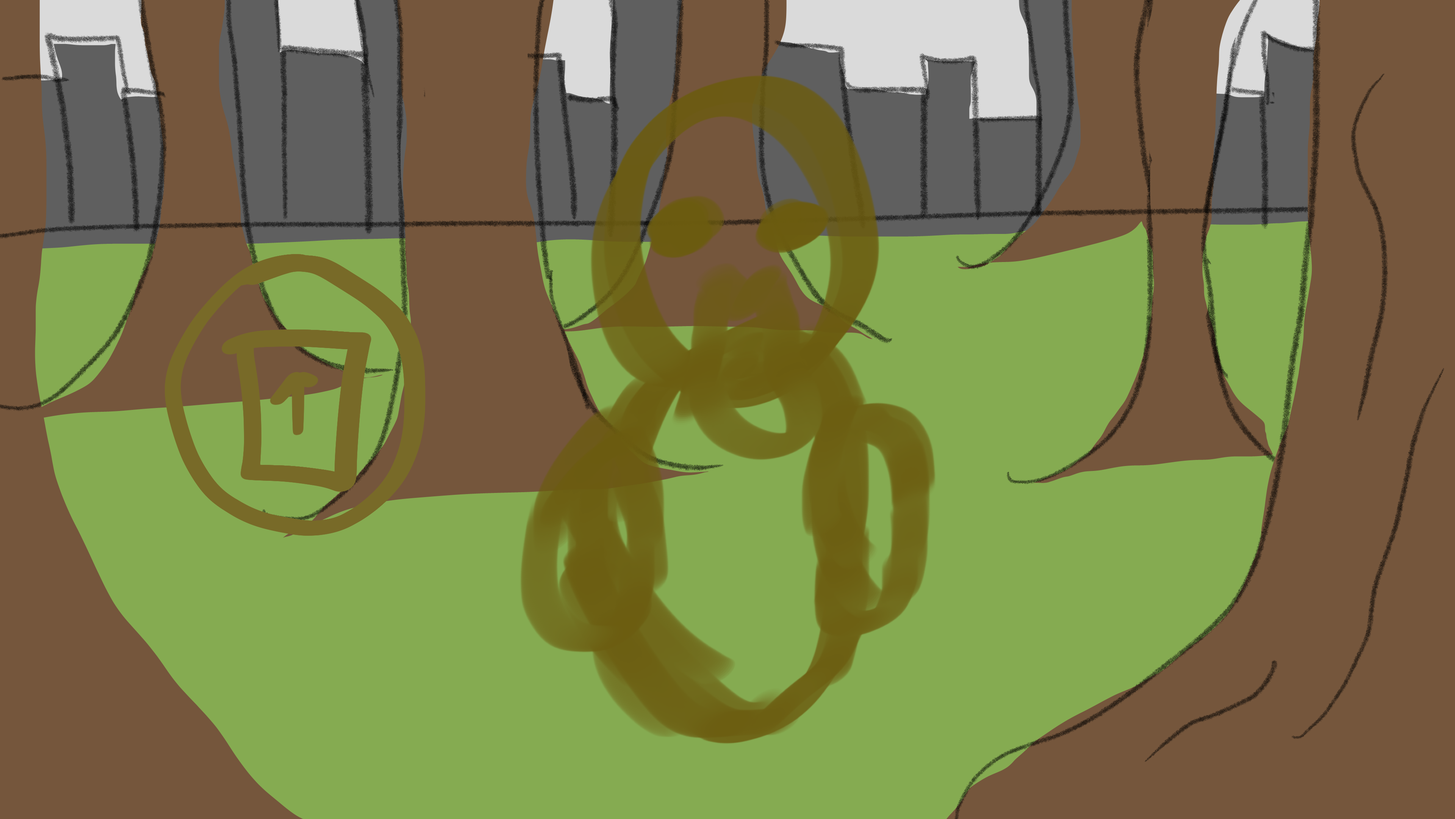
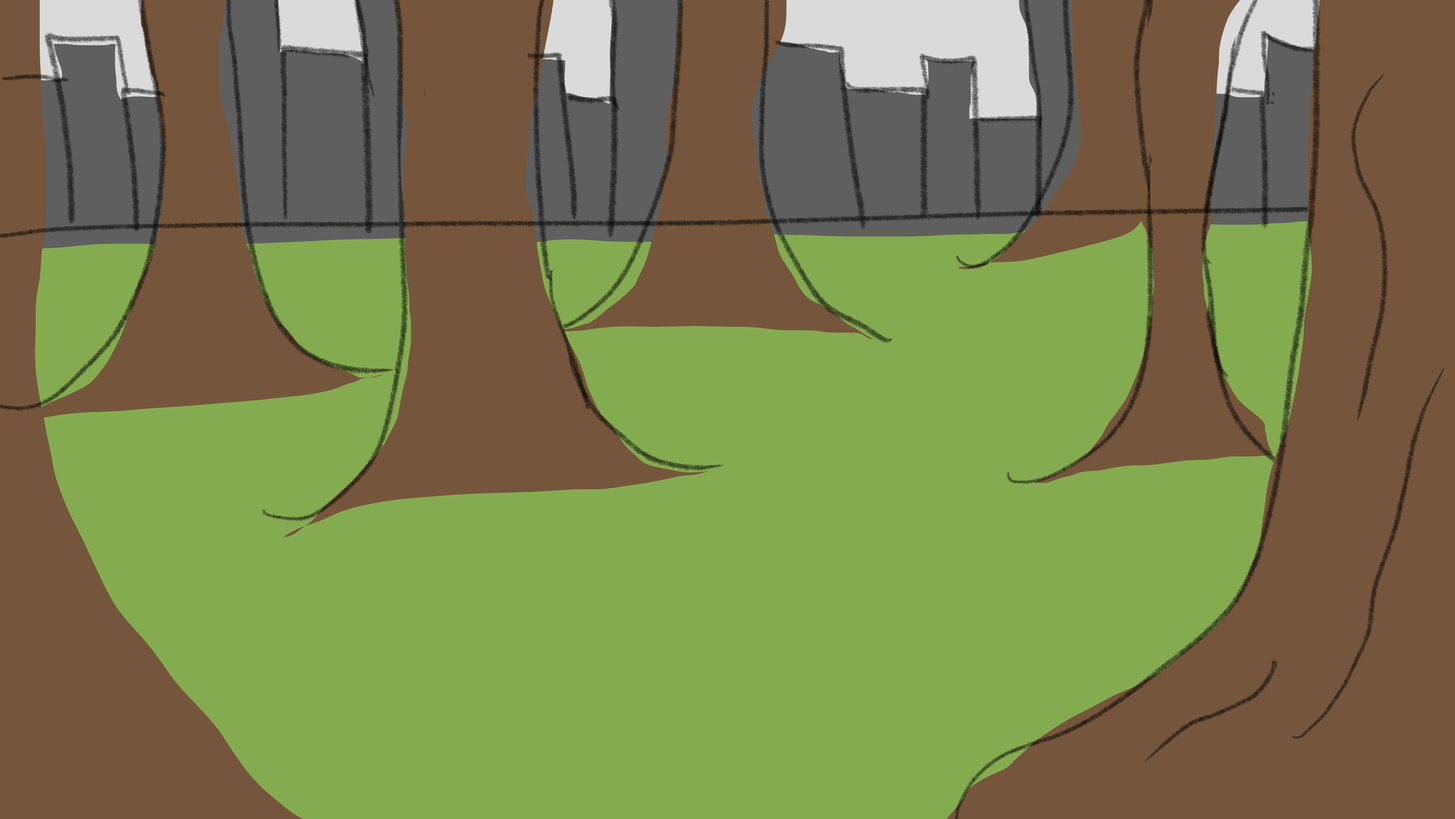
Layer changes from the first 1455 x 819 image to the second:
hid "Layer 3 Copy" over [164, 74, 937, 744]
